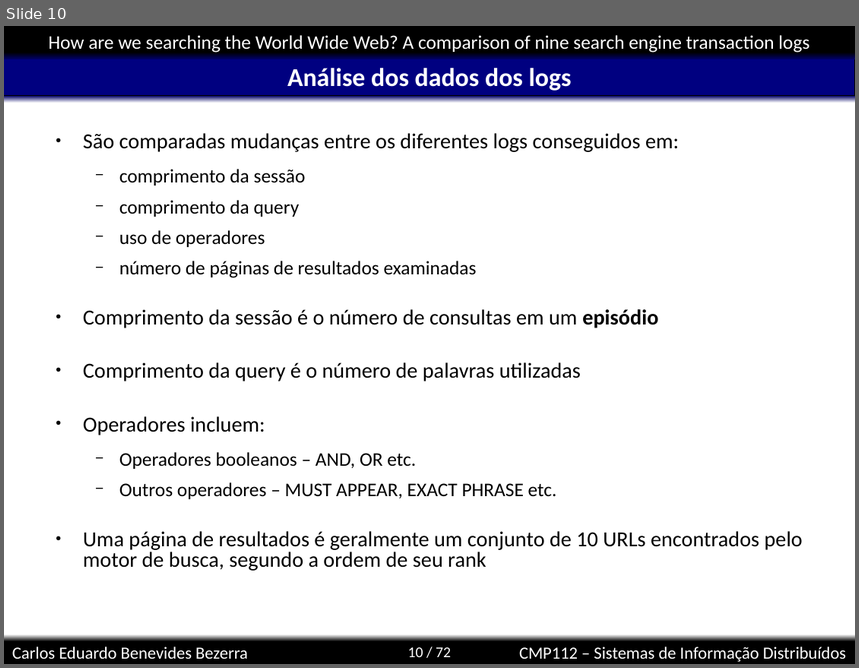
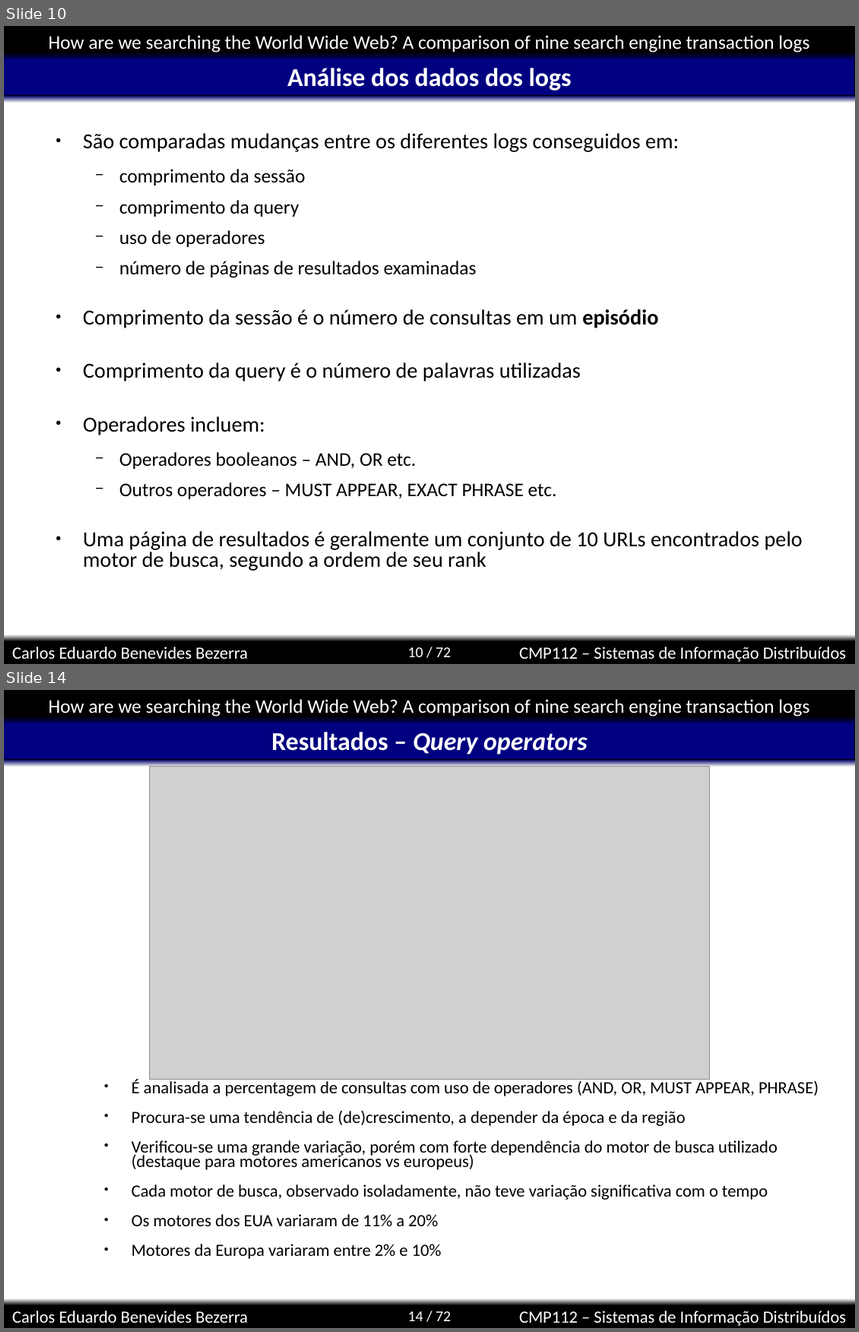
Before and after one commit to kdubezerra/kdubezerra, a slide deck: disciplinas/cmp112/artigohow.ppt. Shown one above the other, each under a label of ours: slide 10 before the commit, slides 10 and 14 after it; the slides between them are not shown. The pictures are 859x668 and 859x1332 pixels, drawn with LibreOffice and Linux fonts; fonts in the diff are those of the drawing; grey boxes stand for pictures; background and template pictures are left out. Boxes give left, top, right and bottom in pixels: in the first picture for what was removed or moved away, otherwise in the second. Text is boxed around its words. In the diff, an @@ line names an element or a change of style, - is before the commit and + after.

```diff
--- a/disciplinas/cmp112/artigohow.ppt
+++ b/disciplinas/cmp112/artigohow.ppt
@@ slide 14 added at (4, 690, 855, 1328), background #FFFFFF; not listed: 8 template elements that a slide beside it also shows @@
@@ title added at (272, 732, 588, 755), 24 pt, text #FFFFFF, bold, italic @@
+Resultados – Query operators
@@ picture added at (150, 767, 710, 1080) @@
@@ text added at (132, 1079, 819, 1259), 16 pt, text #000000 @@
+● É analisada a percentagem de consultas com uso de operadores (AND, OR, MUST APPEAR, PHRASE)
+● Procura-se uma tendência de (de)crescimento, a depender da época e da região
+● Verificou-se uma grande variação, porém com forte dependência do motor de busca utilizado (destaque para motores americanos vs europeus)
+● Cada motor de busca, observado isoladamente, não teve variação significativa com o tempo
+● Os motores dos EUA variaram de 11% a 20%
+● Motores da Europa variaram entre 2% e 10%
```
Also in this commit, not shown: 4 slides changed, 1 other slide added.
